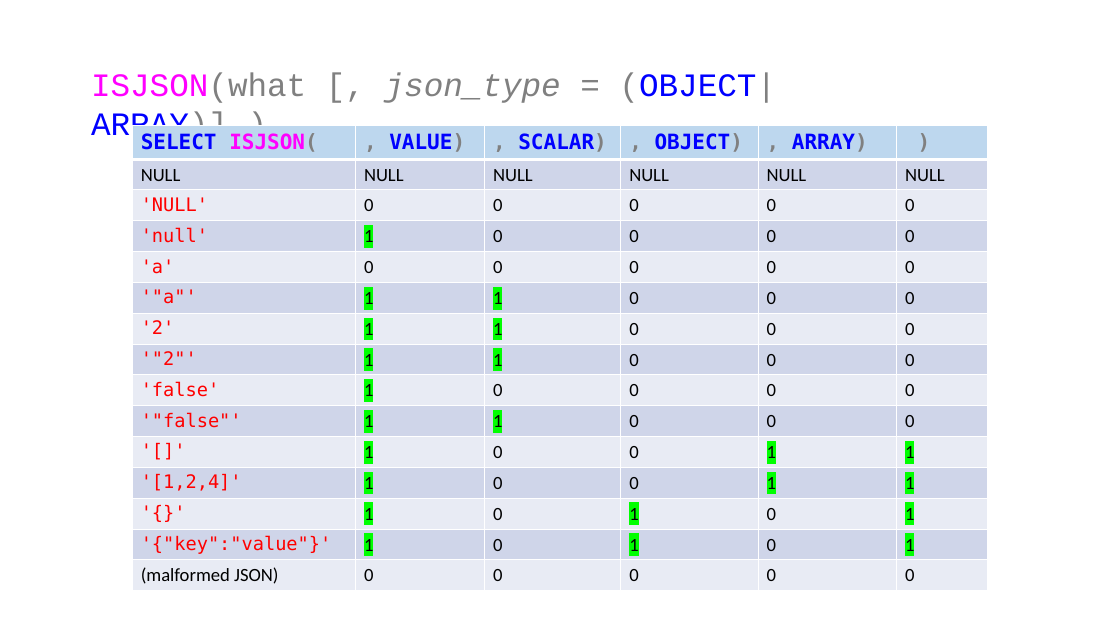
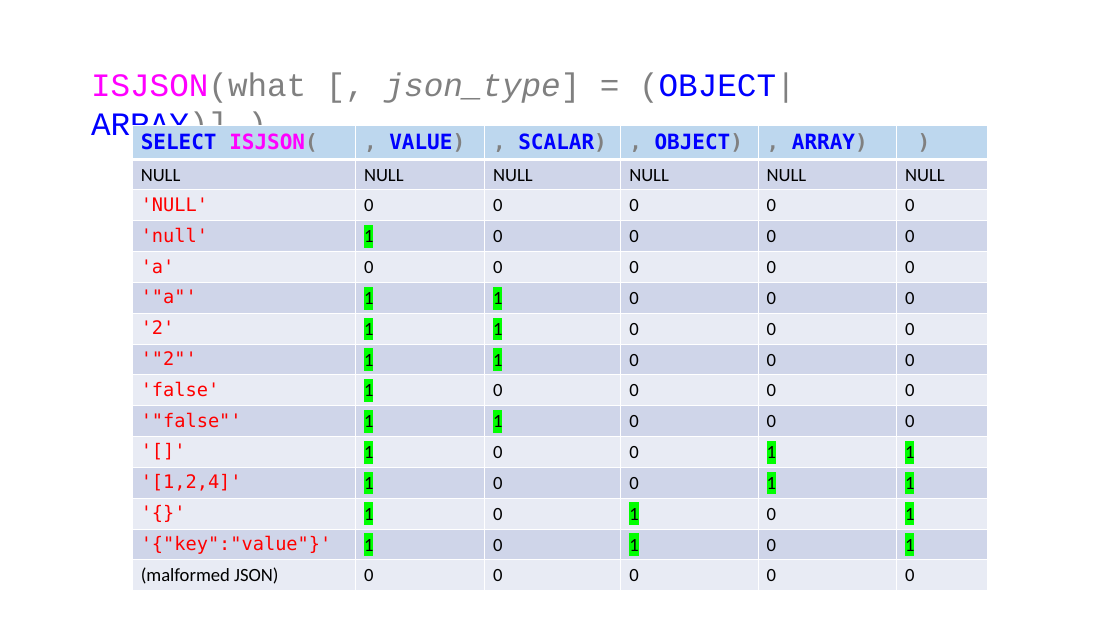
Before and after one commit to jbfoushee/MyPresentations, a slide deck: slide 34 of TSQL_JSON_Operators/TSQL_JSON_Operators.pptx. Drawn at 1120x630 pixels with LibreOffice and Linux fonts; fonts in the diff are those of the drawing. Boxes give left, top, right and bottom in pixels: in the first picture for what was removed or moved away, otherwise in the second. Text is boxed around its words. In the diff, an @@ line names an element or a change of style, - is before the commit and + after.

```diff
--- a/TSQL_JSON_Operators/TSQL_JSON_Operators.pptx
+++ b/TSQL_JSON_Operators/TSQL_JSON_Operators.pptx
@@ text at [91,72,796,144]: text changed @@
-ISJSON(what [, json_type = (OBJECT|ARRAY)] )
+ISJSON(what [, json_type] = (OBJECT|ARRAY)] )
```
Also in this commit, not shown: 13 other slides changed, 3 slides added, 9 other files.
